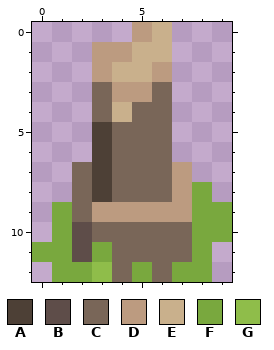
Pixel-art file, stored at assets_src/image/decoration/unit/tropical/ruin4_tropical.ase. Above, as it was before the edit.
10x13 pixels, 1 frame.
Palette (. is transparent): A #4d4036  B #5e4d49  C #796658  D #bc9b80  E #c9b08c  F #79a83e  G #8fbd4a
Once edited:
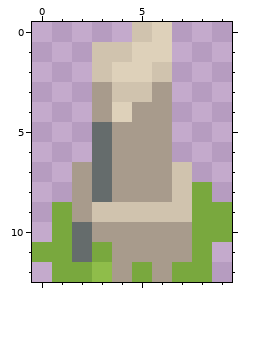
Diff:
colour A: #4d4036 -> #656c6c
colour C: #796658 -> #a89b8c
colour D: #bc9b80 -> #d0c3ae
colour E: #c9b08c -> #ded1ba
y 10..11: x 2 B -> A
Boxes around the changes in both pictures, in picture pixels (x1, y1, x2, y2):
changed: (72, 22, 192, 282)
